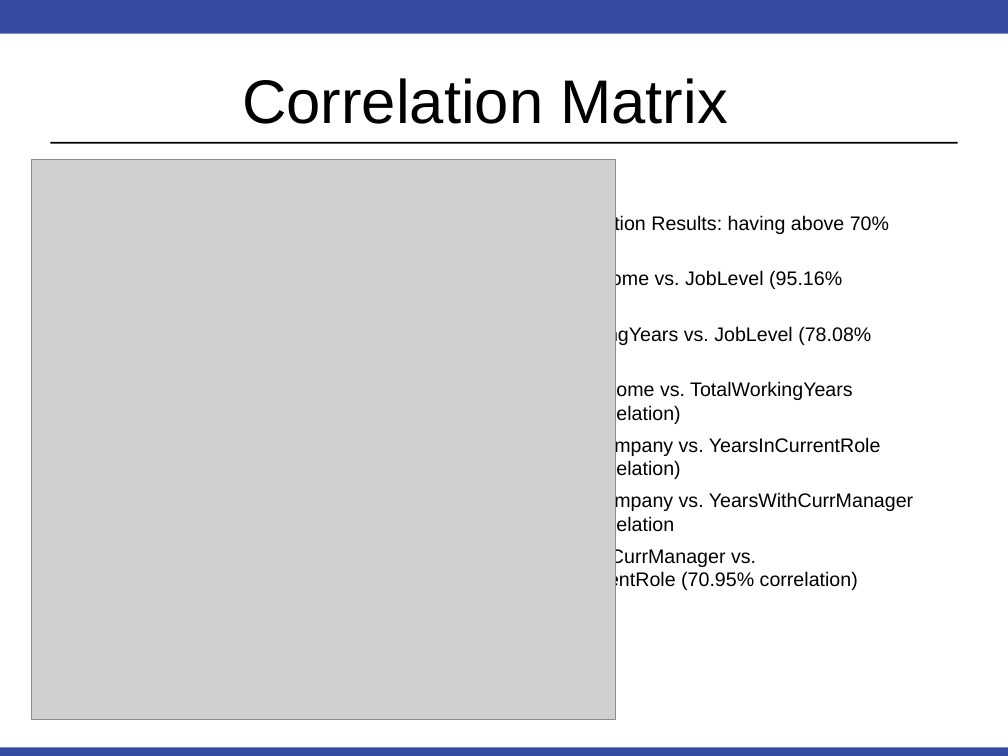
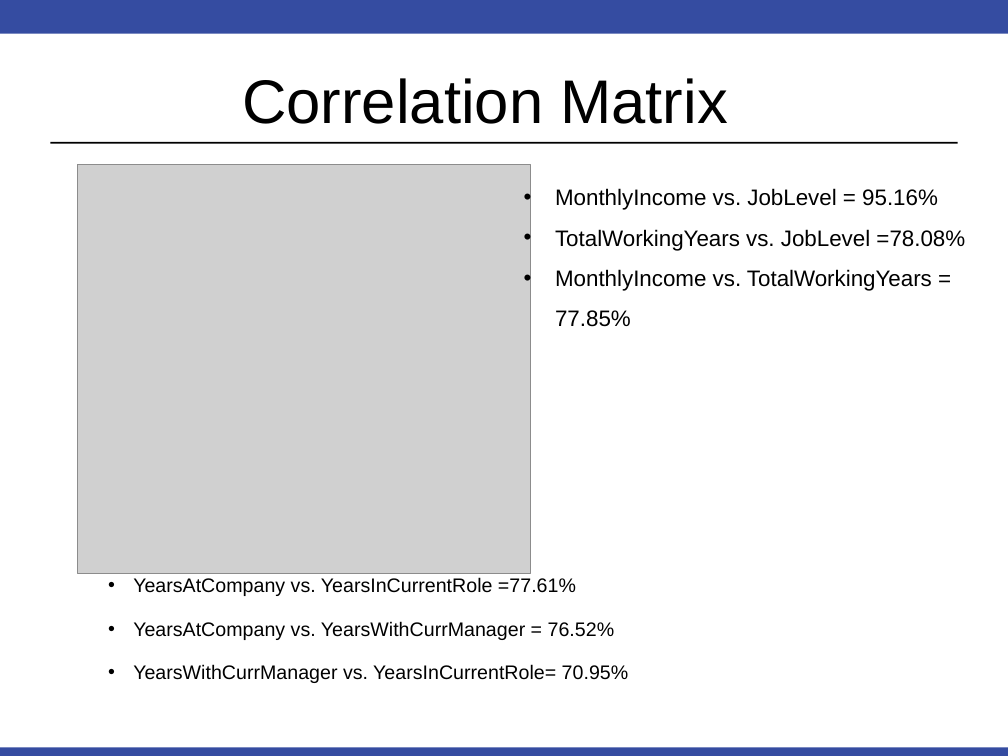
Before and after one commit to tazeb6531/CaseSudy2, a slide deck: slide 6 of Employee Attrition_case study.ppt (slide 8 before the commit). Drawn at 1008x756 pixels with LibreOffice and Linux fonts; fonts in the diff are those of the drawing; grey boxes stand for pictures. Boxes give left, top, right and bottom in pixels: in the first picture for what was removed or moved away, otherwise in the second. Text is boxed around its words. In the diff, an @@ line names an element or a change of style, - is before the commit and + after.

```diff
--- a/Employee Attrition_case study.ppt
+++ b/Employee Attrition_case study.ppt
@@ picture resized from (x1=32, y1=160, x2=616, y2=720) to (x1=78, y1=165, x2=530, y2=574) @@
@@ text added at (x1=555, y1=188, x2=965, y2=327), 16 pt, text #000000 @@
+• MonthlyIncome vs. JobLevel = 95.16%
+• TotalWorkingYears vs. JobLevel =78.08%
+• MonthlyIncome vs. TotalWorkingYears = 77.85%
@@ text at (x1=133, y1=577, x2=629, y2=683): text changed @@
-• High Correlation Results: having above 70% correlation
-• - MonthlyIncome vs. JobLevel (95.16% correlation)
-• - TotalWorkingYears vs. JobLevel (78.08% correlation)
-• - MonthlyIncome vs. TotalWorkingYears (77.85% correlation)
-• - YearsAtCompany vs. YearsInCurrentRole (77.61% correlation)
-• - YearsAtCompany vs. YearsWithCurrManager (76.52% correlation
-• - YearsWithCurrManager vs. YearsInCurrentRole (70.95% correlation)
+• YearsAtCompany vs. YearsInCurrentRole =77.61%
+• YearsAtCompany vs. YearsWithCurrManager = 76.52%
+• YearsWithCurrManager vs. YearsInCurrentRole= 70.95%
```
Also in this commit, not shown: 3 other slides changed, 5 slides added, 5 slides removed, 22 other files.
